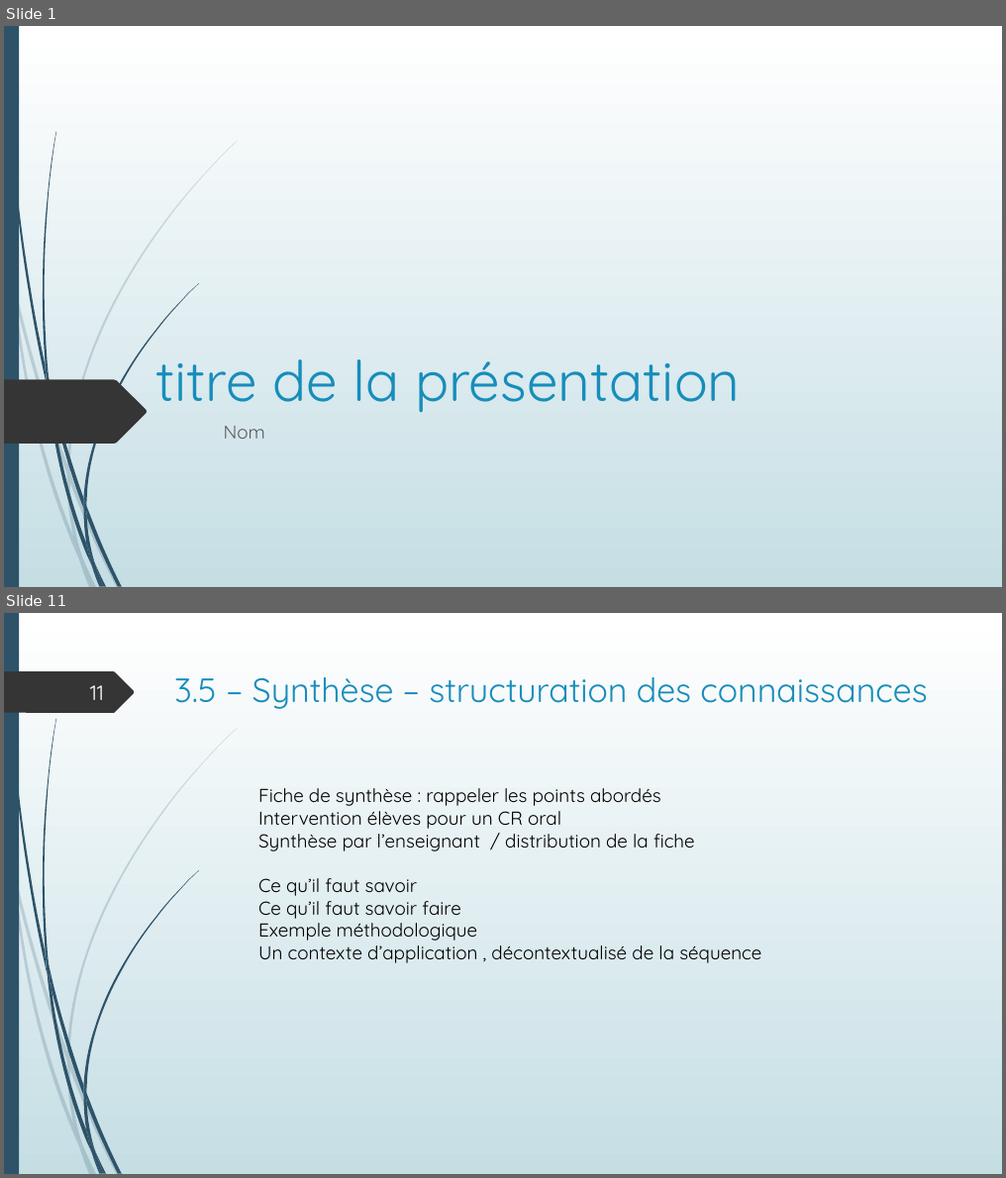
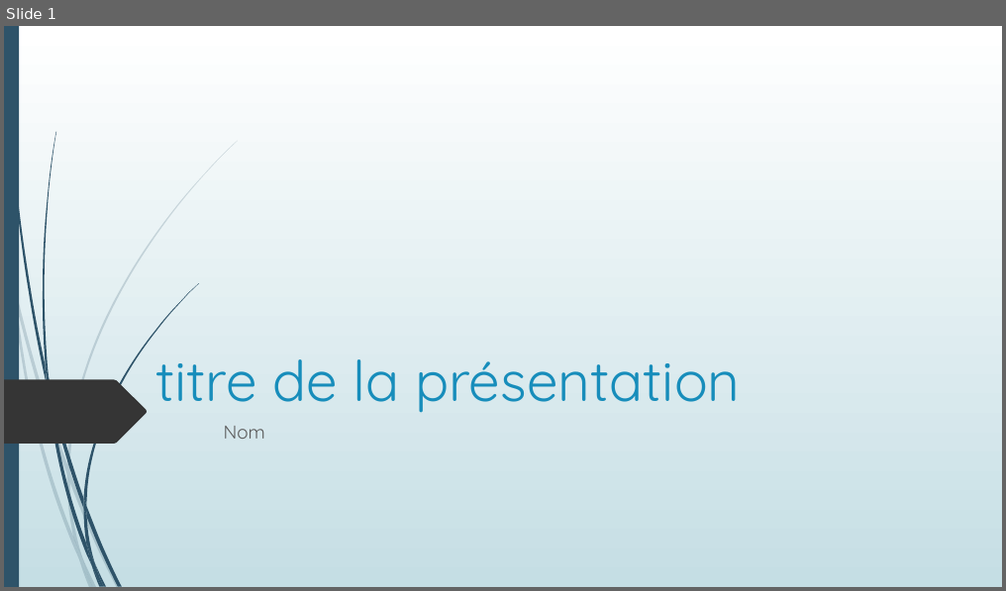
Before and after one commit to SdeuxiModeles/Modeles, a slide deck: N1.pptx. Shown one above the other, each under a label of ours: slides 1 and 11 before the commit, slide 1 after it; the slides between them are not shown. The pictures are 1006x1178 and 1006x591 pixels, drawn with LibreOffice and Linux fonts; fonts in the diff are those of the drawing. Boxes give left, top, right and bottom in pixels: in the first picture for what was removed or moved away, otherwise in the second. Text is boxed around its words. In the diff, an @@ line names an element or a change of style, - is before the commit and + after.

```diff
--- a/N1.pptx
+++ b/N1.pptx
@@ slide 11 removed at (4, 613, 1002, 1174), background gradient #FFFFFF to #C5DEE5; not listed: 23 template elements that a slide beside it also shows @@
@@ freeform shape removed at (4, 671, 135, 713) @@
@@ page number removed at (90, 685, 104, 700) @@
-11
@@ title removed at (174, 677, 927, 709) @@
-3.5 – Synthèse – structuration des connaissances
@@ text removed at (258, 788, 761, 963) @@
-Fiche de synthèse : rappeler les points abordés
-Intervention élèves pour un CR oral
-Synthèse par l’enseignant / distribution de la fiche
-Ce qu’il faut savoir
-Ce qu’il faut savoir faire
-Exemple méthodologique
-Un contexte d’application , décontextualisé de la séquence
```
Also in this commit, not shown: 1 slide changed, 7 slides added, 23 other slides removed.
